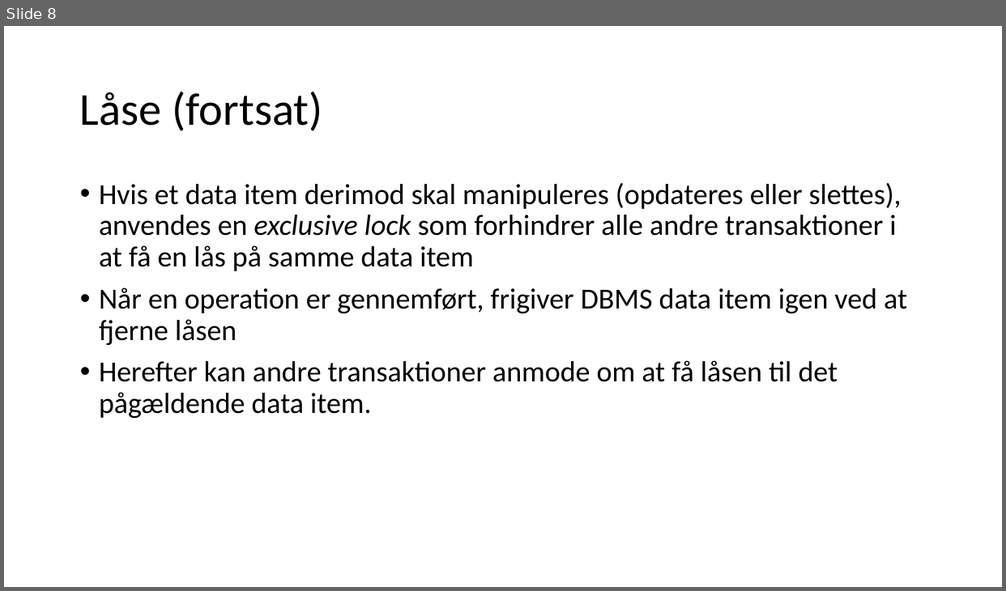
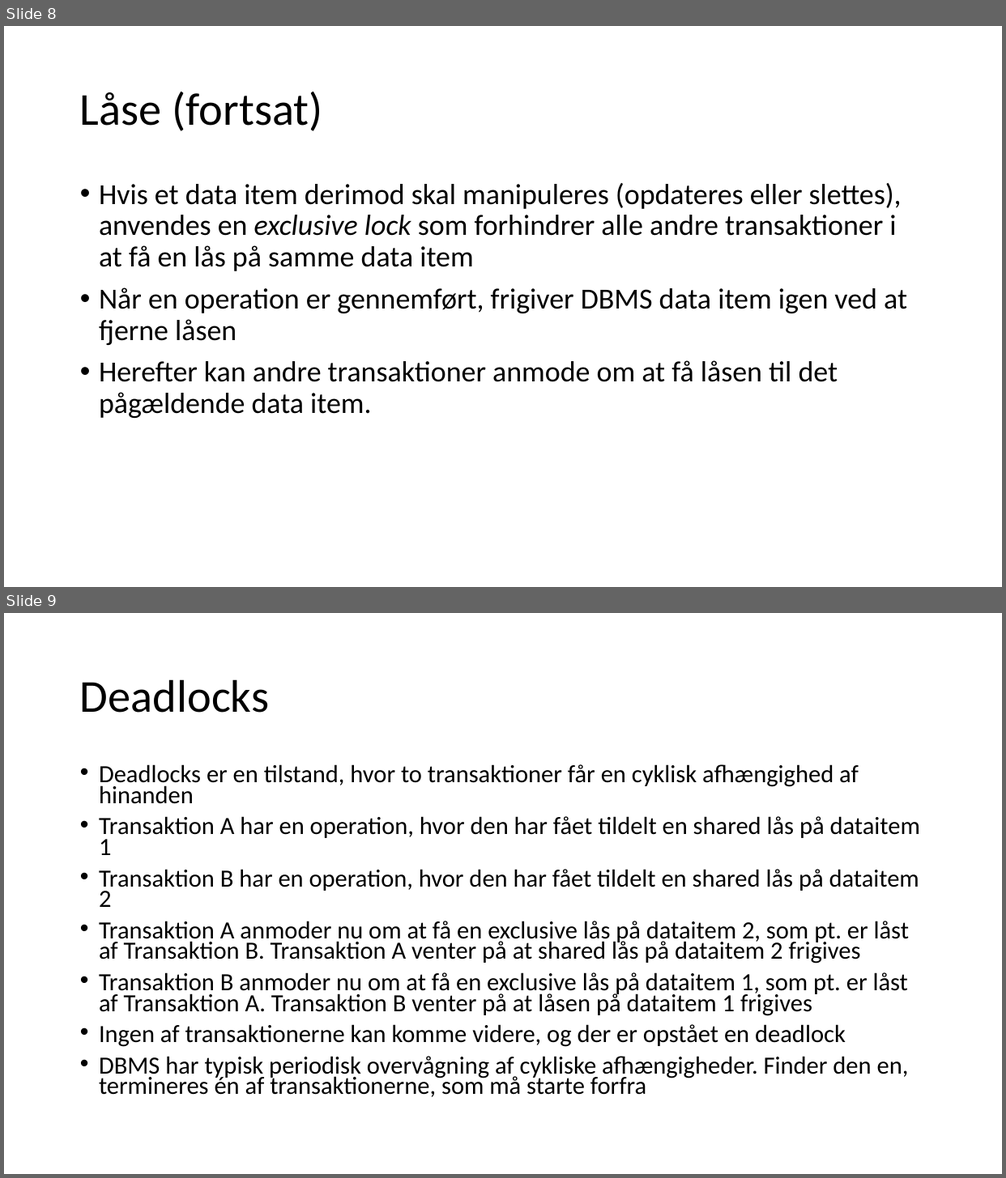
Before and after one commit to JensErikPedersen/misc, a slide deck: eventmanagement/Præsentation.pptx. Shown one above the other, each under a label of ours: slide 8 before the commit, slides 8 and 9 after it. The pictures are 1006x591 and 1006x1178 pixels, drawn with LibreOffice and Linux fonts; fonts in the diff are those of the drawing. Boxes give left, top, right and bottom in pixels: in the first picture for what was removed or moved away, otherwise in the second. Text is boxed around its words. In the diff, an @@ line names an element or a change of style, - is before the commit and + after.

```diff
--- a/eventmanagement/Præsentation.pptx
+++ b/eventmanagement/Præsentation.pptx
@@ slide 9 added at box(4, 613, 1002, 1174), background #FFFFFF @@
@@ title added at box(80, 679, 269, 713), 44 pt, text #000000 @@
+Deadlocks
@@ text added at box(99, 764, 920, 1097), 23.8 pt, text #000000 @@
+• Deadlocks er en tilstand, hvor to transaktioner får en cyklisk afhængighed af hinanden
+• Transaktion A har en operation, hvor den har fået tildelt en shared lås på dataitem 1
+• Transaktion B har en operation, hvor den har fået tildelt en shared lås på dataitem 2
+• Transaktion A anmoder nu om at få en exclusive lås på dataitem 2, som pt. er låst af Transaktion B. Transaktion A venter på at shared lås på dataitem 2 frigives
+• Transaktion B anmoder nu om at få en exclusive lås på dataitem 1, som pt. er låst af Transaktion A. Transaktion B venter på at låsen på dataitem 1 frigives
+• Ingen af transaktionerne kan komme videre, og der er opstået en deadlock
+• DBMS har typisk periodisk overvågning af cykliske afhængigheder. Finder den en, termineres én af transaktionerne, som må starte forfra
```
Also in this commit, not shown: 1 slide changed, 3 other slides added, 1 other file.
